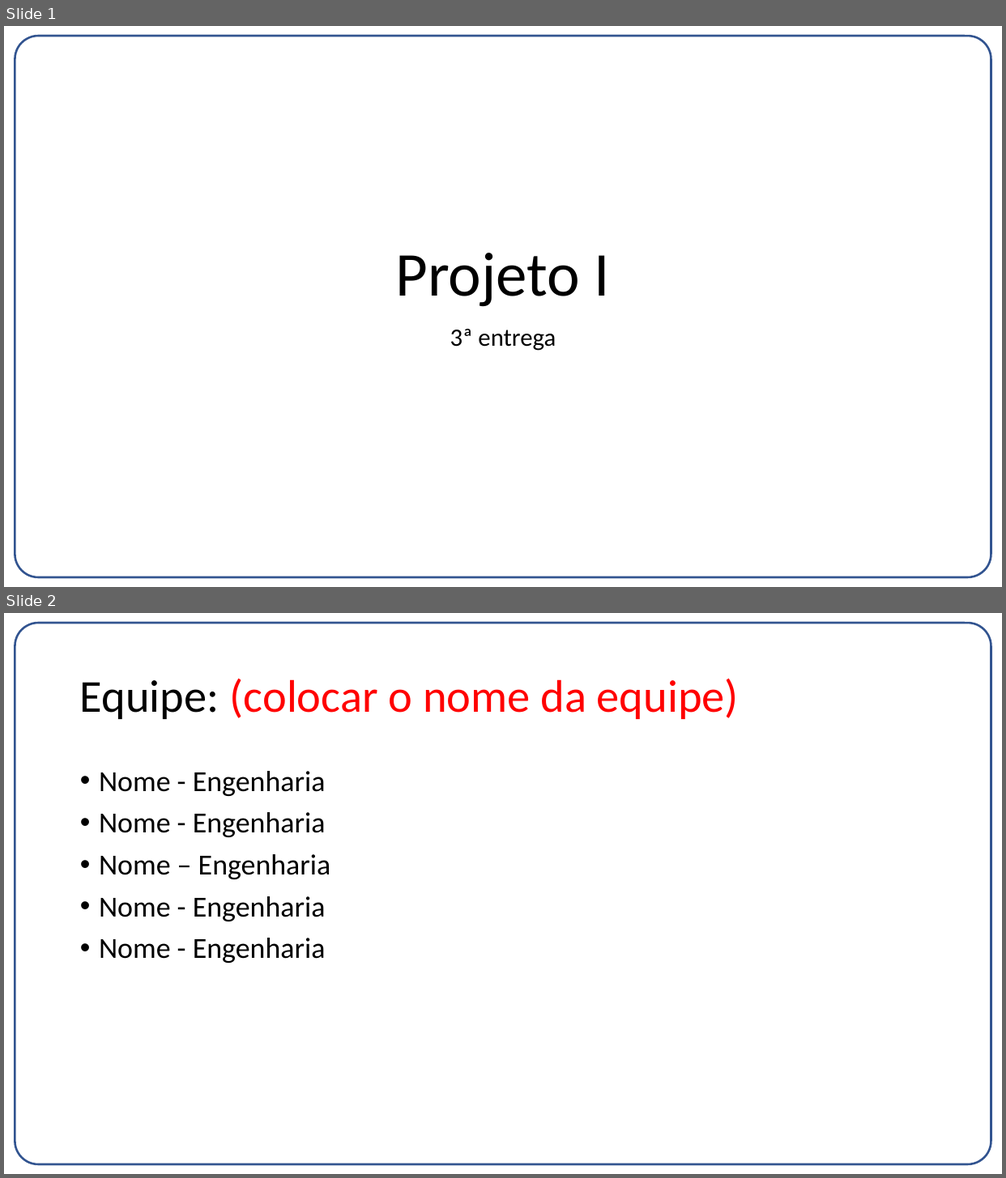
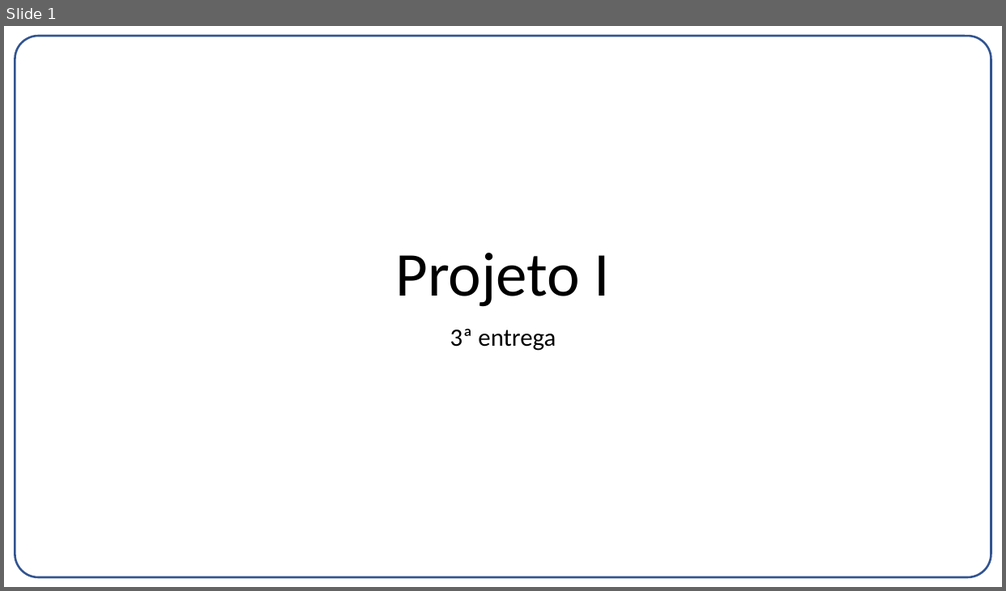
Before and after one commit to gabrielvf1/Co-Design-Projeto-1, a slide deck: Entrega03.pptx. Shown one above the other, each under a label of ours: slides 1 and 2 before the commit, slide 1 after it. The pictures are 1006x1178 and 1006x591 pixels, drawn with LibreOffice and Linux fonts; fonts in the diff are those of the drawing. Boxes give left, top, right and bottom in pixels: in the first picture for what was removed or moved away, otherwise in the second. Text is boxed around its words. In the diff, an @@ line names an element or a change of style, - is before the commit and + after.

```diff
--- a/Entrega03.pptx
+++ b/Entrega03.pptx
@@ slide 2 removed at [4,613,1002,1174], background #FFFFFF; not listed: 1 template element that a slide beside it also shows @@
@@ title removed at [80,679,739,719] @@
-Equipe: (colocar o nome da equipe)
@@ text removed at [99,771,331,963] @@
-• Nome - Engenharia
-• Nome - Engenharia
-• Nome – Engenharia
-• Nome - Engenharia
-• Nome - Engenharia
```
Also in this commit, not shown: 3 slides changed, 7 slides added, 2 other slides removed, 8 other files.
